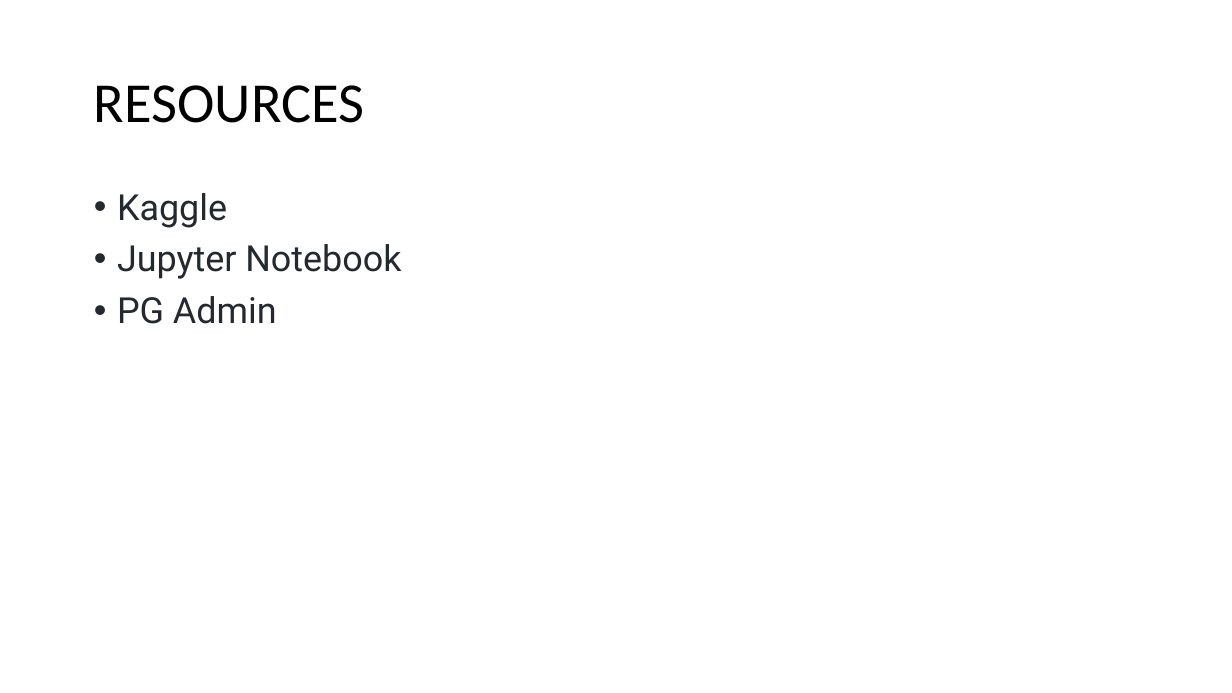
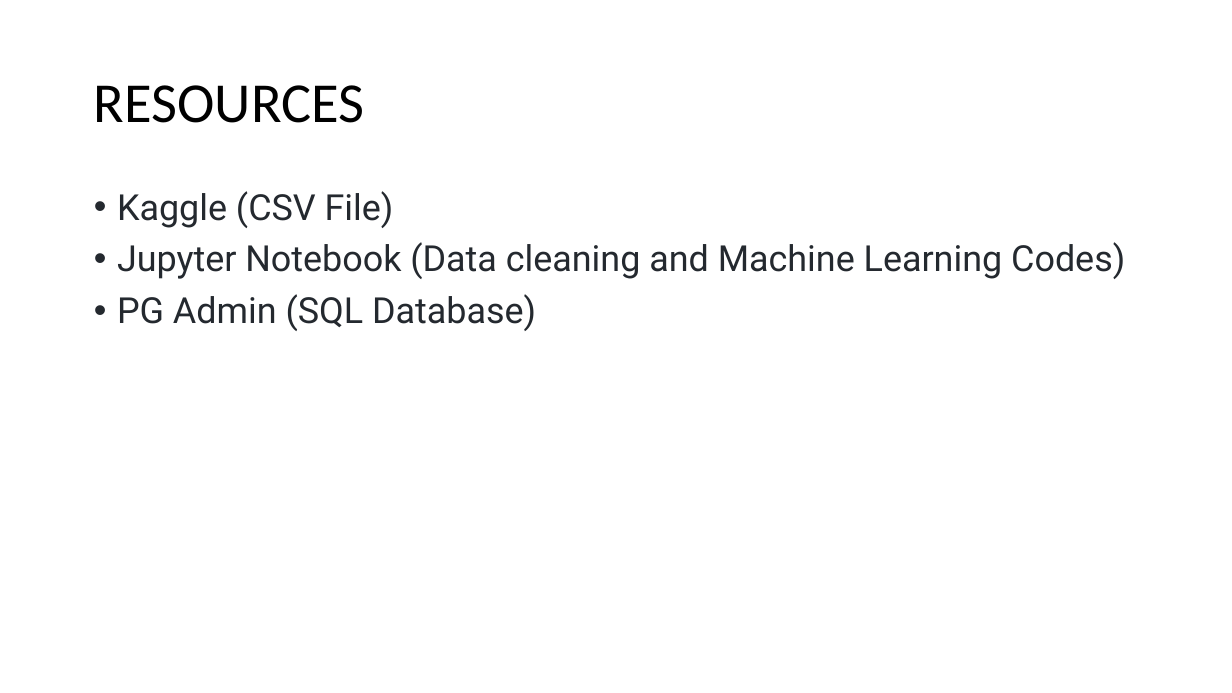
Before and after one commit to ashsams18/Project4_11122021, a slide deck: slide 3 of Horse_Racing.pptx. Drawn at 1232x693 pixels with LibreOffice and Linux fonts; fonts in the diff are those of the drawing; background and template pictures are left out. Boxes give left, top, right and bottom in pixels: in the first picture for what was removed or moved away, otherwise in the second. Text is boxed around its words. In the diff, an @@ line names an element or a change of style, - is before the commit and + after.

Commit message:
10Dec2021-1 Presentation

```diff
--- a/Horse_Racing.pptx
+++ b/Horse_Racing.pptx
@@ text at <box>117,191,1125,331</box>: text changed @@
-• Kaggle
-• Jupyter Notebook
-• PG Admin
+• Kaggle (CSV File)
+• Jupyter Notebook (Data cleaning and Machine Learning Codes)
+• PG Admin (SQL Database)
```
Also in this commit, not shown: 6 other slides changed, 20 slides added, 4 slides removed, 2 other files.
